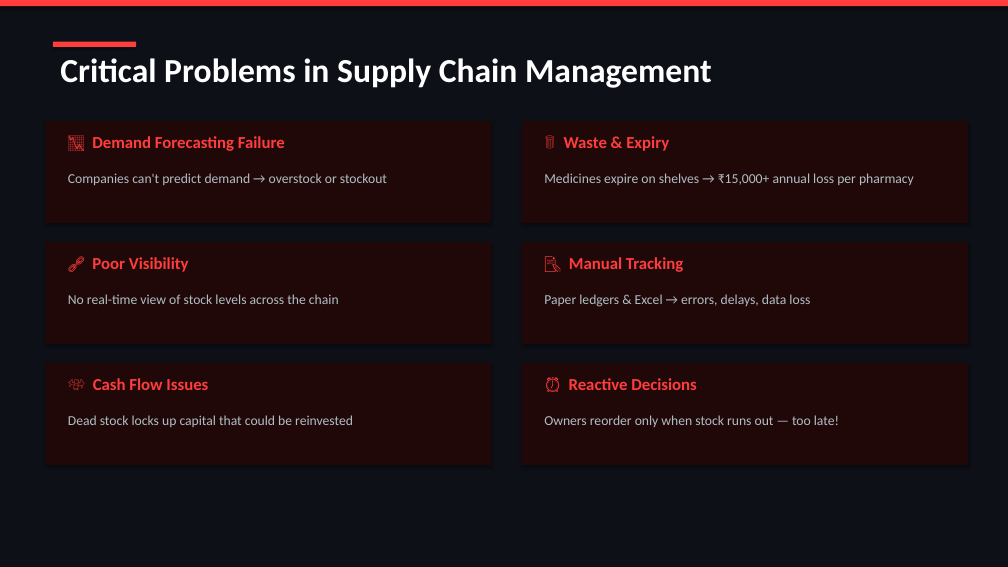
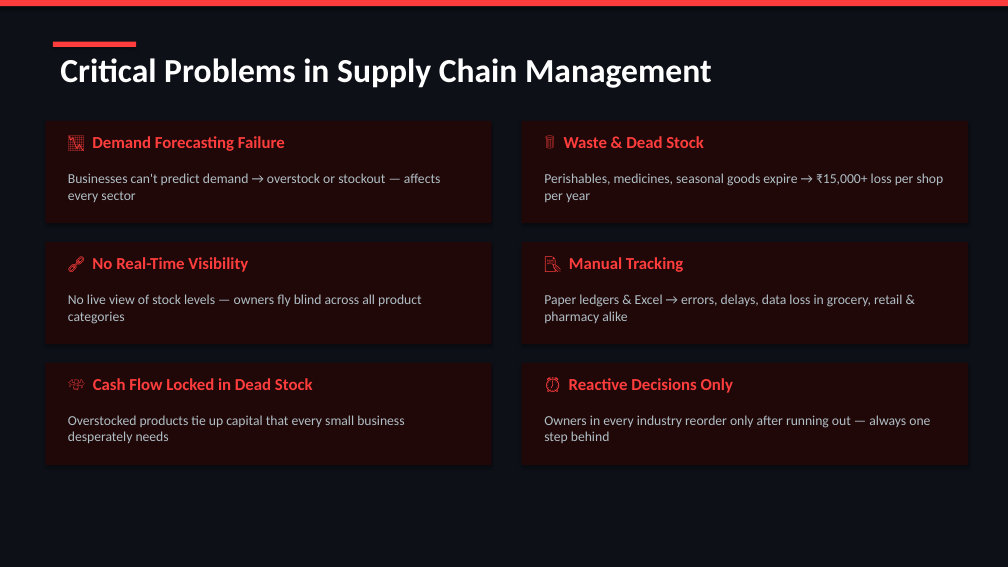
Before and after one commit to ansajkhare-ops/GDSC-INVENVISION, a slide deck: slide 3 of InvenVision_Pitch.pptx. Drawn at 1008x567 pixels with LibreOffice and Linux fonts; fonts in the diff are those of the drawing. Boxes give left, top, right and bottom in pixels: in the first picture for what was removed or moved away, otherwise in the second. Text is boxed around its words. In the diff, an @@ line names an element or a change of style, - is before the commit and + after.

```diff
--- a/InvenVision_Pitch.pptx
+++ b/InvenVision_Pitch.pptx
@@ text at [564,136,704,148]: text changed @@
-🗑️ Waste & Expiry
+🗑️ Waste & Dead Stock
@@ text at [68,173,440,202]: text changed @@
-Companies can't predict demand → overstock or stockout
+Businesses can't predict demand → overstock or stockout — affects every sector
@@ text at [544,173,944,202]: text changed @@
-Medicines expire on shelves → ₹15,000+ annual loss per pharmacy
+Perishables, medicines, seasonal goods expire → ₹15,000+ loss per shop per year
@@ text at [92,257,248,272]: text changed @@
-🔗 Poor Visibility
+🔗 No Real-Time Visibility
@@ text at [68,294,421,324]: text changed @@
-No real-time view of stock levels across the chain
+No live view of stock levels — owners fly blind across all product categories
@@ text at [544,294,902,323]: text changed @@
-Paper ledgers & Excel → errors, delays, data loss
+Paper ledgers & Excel → errors, delays, data loss in grocery, retail & pharmacy alike
@@ text at [93,378,313,390]: text changed @@
-💸 Cash Flow Issues
+💸 Cash Flow Locked in Dead Stock
@@ text at [569,378,733,393]: text changed @@
-⏰ Reactive Decisions
+⏰ Reactive Decisions Only
@@ text at [68,415,404,443]: text changed @@
-Dead stock locks up capital that could be reinvested
+Overstocked products tie up capital that every small business desperately needs
@@ text at [544,415,930,443]: text changed @@
-Owners reorder only when stock runs out — too late!
+Owners in every industry reorder only after running out — always one step behind
```
Also in this commit, not shown: 6 other slides changed, 1 slide removed, 2 other files.
